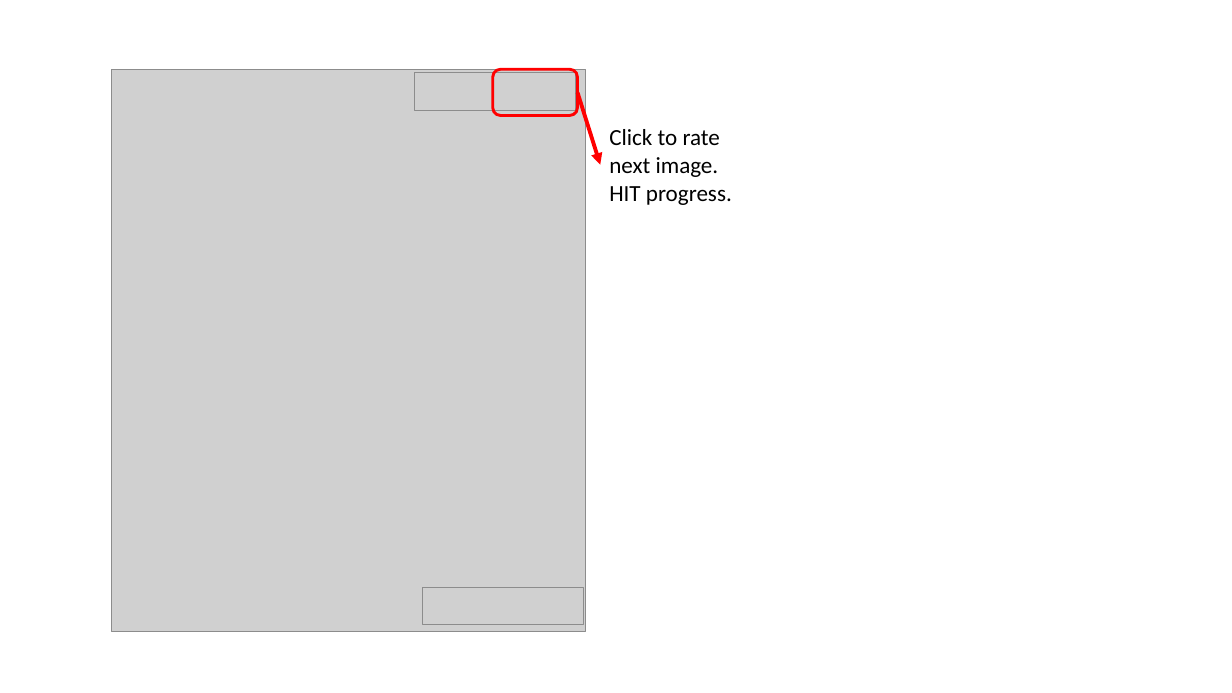
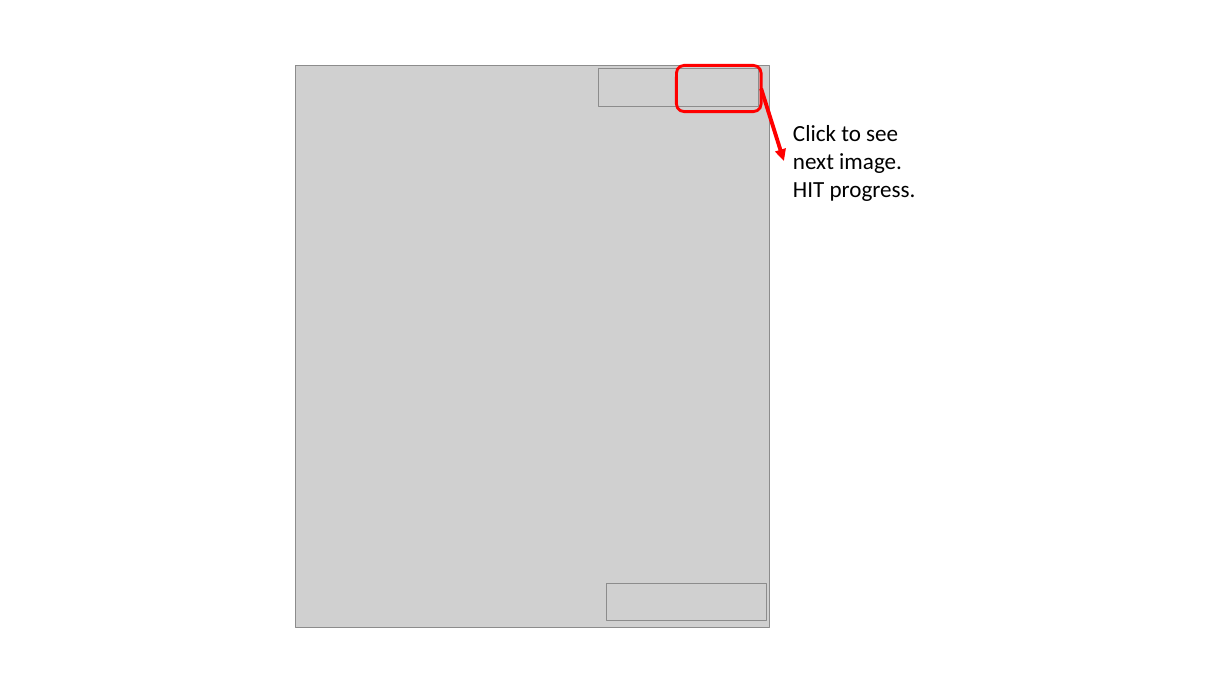
Before and after one commit to SinaMohseni/Text-classification-explanation-evaluation, a slide deck: slide 7 of user-study/instructions/Instructions.pptx. Drawn at 1232x693 pixels with LibreOffice and Linux fonts; fonts in the diff are those of the drawing; grey boxes stand for pictures. Boxes give left, top, right and bottom in pixels: in the first picture for what was removed or moved away, otherwise in the second. Text is boxed around its words. In the diff, an @@ line names an element or a change of style, - is before the commit and + after.

Commit message:
Typo in instruction Image

```diff
--- a/user-study/instructions/Instructions.pptx
+++ b/user-study/instructions/Instructions.pptx
@@ 3 pictures, 1 text, 1 rounded rectangle, 1 arrow: place and size @@
-3 pictures, 1 text, 1 rounded rectangle, 1 arrow at (112,69,732,631)
+3 pictures, 1 text, 1 rounded rectangle, 1 arrow at (296,66,916,628)
@@ text at (793,125,902,173): text changed @@
-Click to rate next image.
+Click to see next image.
```
Also in this commit, not shown: 1 other file.
